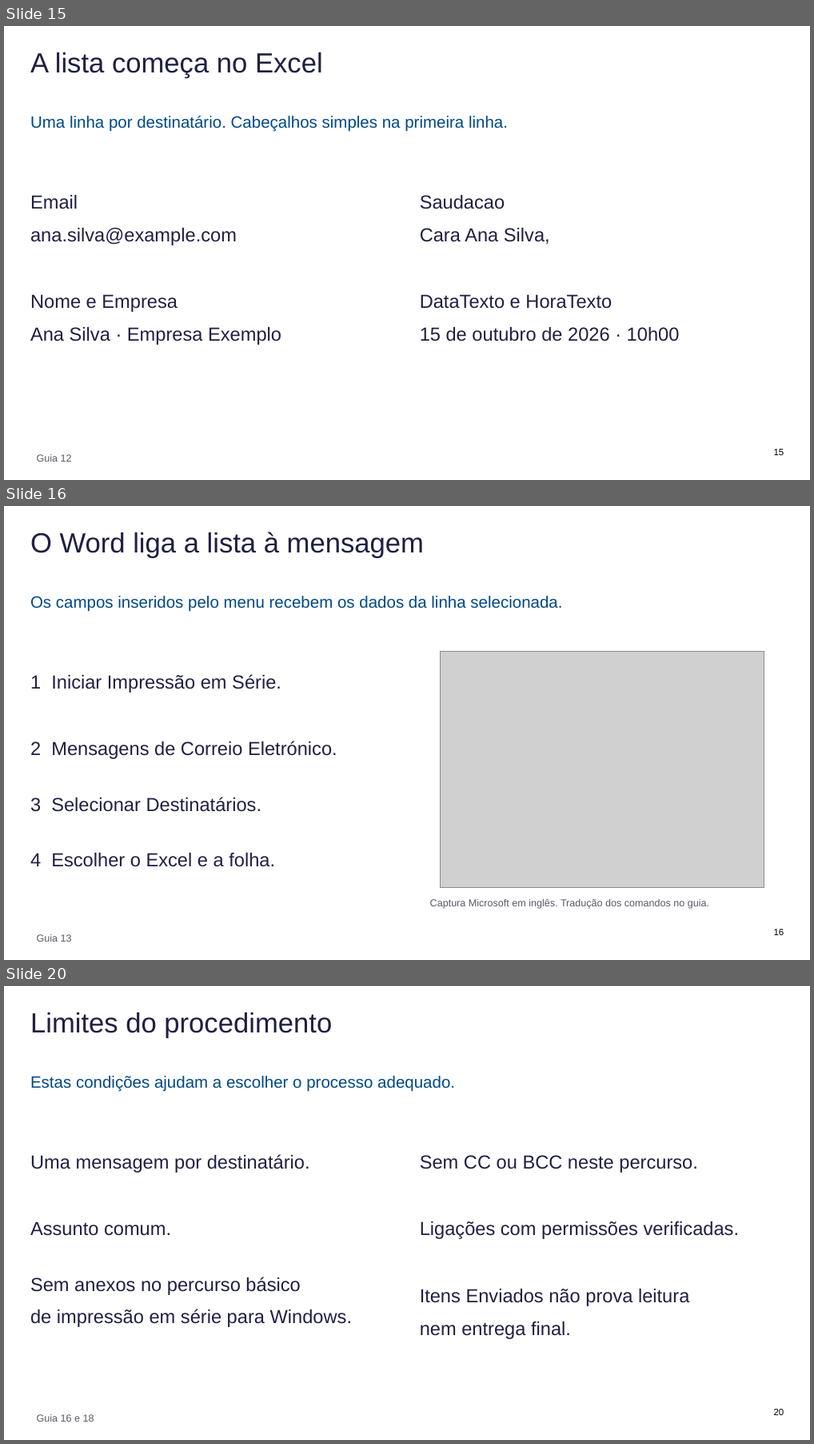
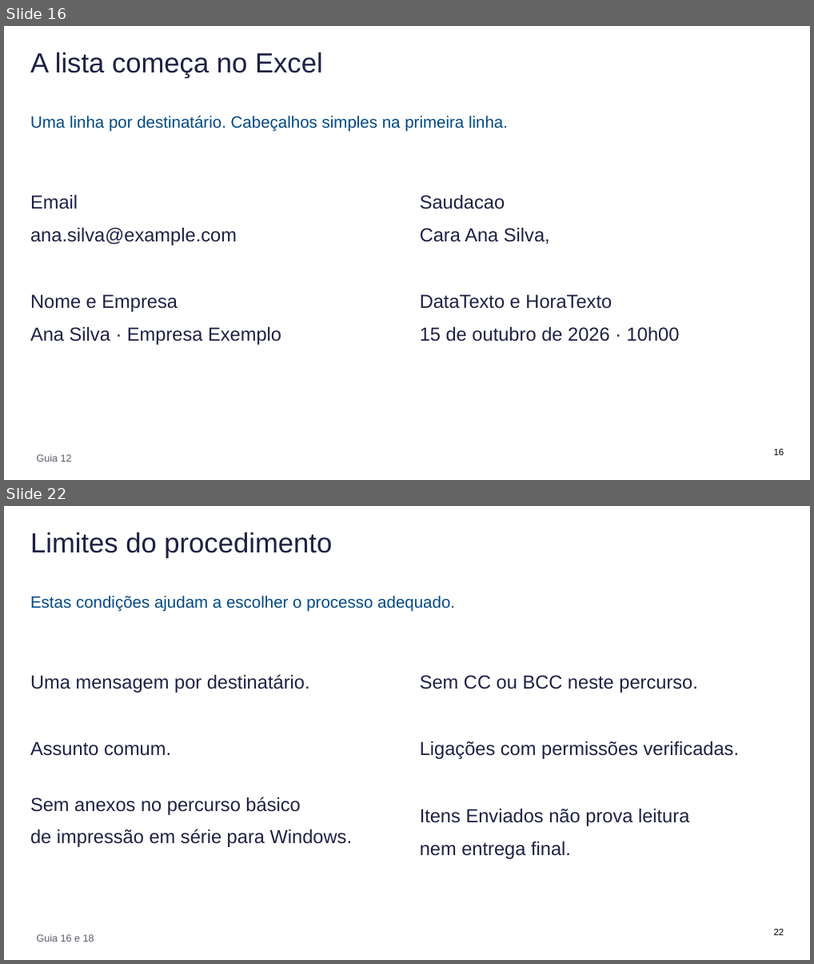
Before and after one commit to mpspmf/AIP-Tuturials, a slide deck: ASTRA/AIP_Apresentacao.pptx. Shown one above the other, each under a label of ours: slides 15, 16 and 20 before the commit, slides 16 and 22 after it; the slides between them are not shown. The pictures are 814x1444 and 814x964 pixels, drawn with LibreOffice and Linux fonts; fonts in the diff are those of the drawing; grey boxes stand for pictures. Boxes give left, top, right and bottom in pixels: in the first picture for what was removed or moved away, otherwise in the second. Text is boxed around its words. In the diff, an @@ line names an element or a change of style, - is before the commit and + after.

```diff
--- a/ASTRA/AIP_Apresentacao.pptx
+++ b/ASTRA/AIP_Apresentacao.pptx
@@ slide 16 removed at [4,506,810,960], background #FFFFFF @@
@@ title removed at [30,532,424,558] @@
-O Word liga a lista à mensagem
@@ text removed at [30,596,562,612] @@
-Os campos inseridos pelo menu recebem os dados da linha selecionada.
@@ picture removed at [440,651,765,888] @@
@@ text removed at [30,674,338,867] @@
-1 Iniciar Impressão em Série.
-2 Mensagens de Correio Eletrónico.
-3 Selecionar Destinatários.
-4 Escolher o Excel e a folha.
@@ text removed at [430,899,710,908] @@
-Captura Microsoft em inglês. Tradução dos comandos no guia.
@@ text removed at [37,934,72,941] @@
-Guia 13
@@ page number removed at [774,928,785,935] @@
-16
@@ what was slide 15 is now slide 16 @@
@@ what was slide 20 is now slide 22 @@
@@ page number at [774,928,785,935]: text changed @@
-20
+22
```
Also in this commit, not shown: 1 slide changed, 13 slides added, 7 other slides removed, 6 other files.
